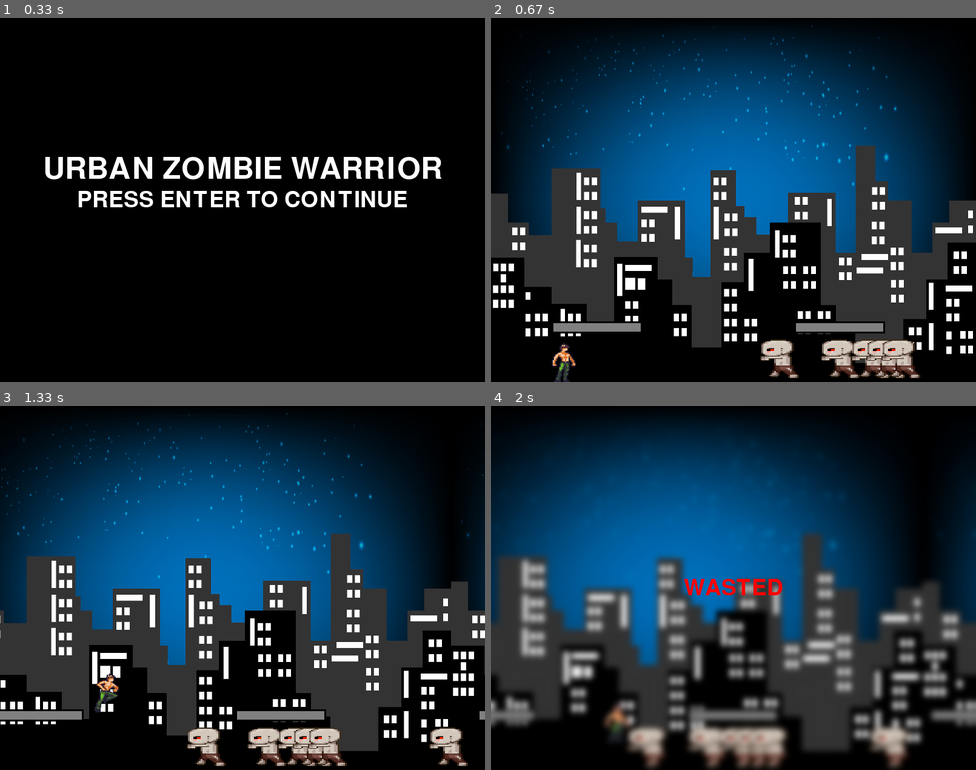
Above: before the commit, frames 1-4 (two rows, left to right).
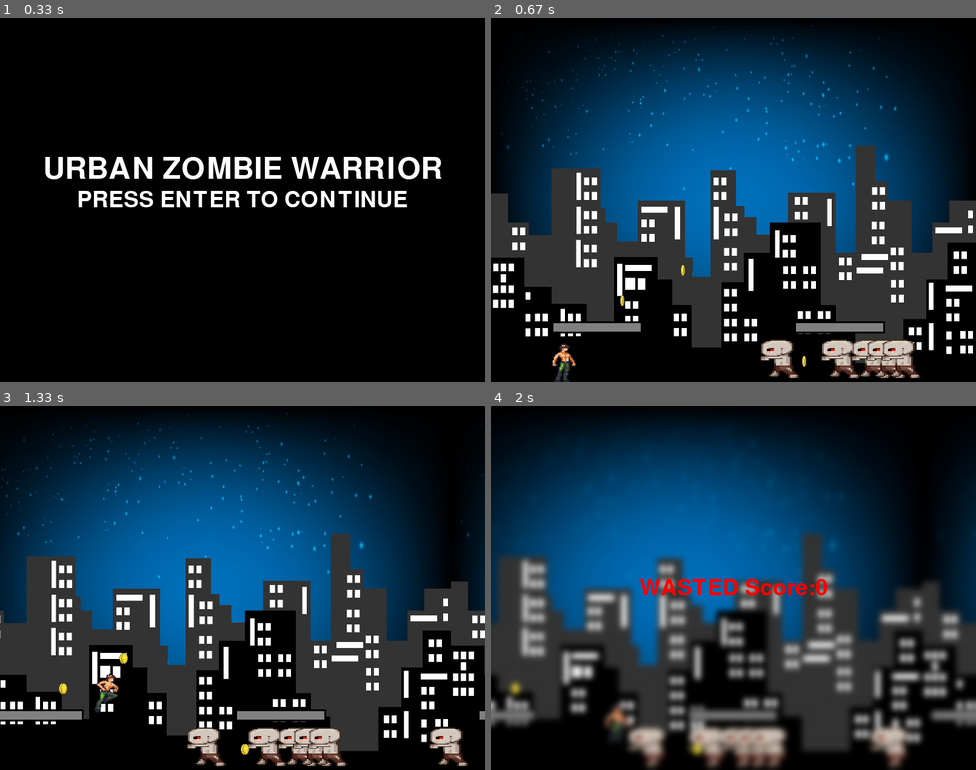
Above: after the commit, the same moments.

Repository: teddyvere/SuperPy.Game
Game: pygame game, started from main.py
Two runs of this game, one before a commit and one after it. Both use one fixed random seed, a clock stepped at 60 frames per second and the inputs below.
Inputs:
- Up to frame 1 (0.33 s): no input
- Up to frame 2 (0.67 s): tap Enter at 0.33 s
- Up to frame 3 (1.33 s): hold D 0.67-1.13 s; hold W from 1.17 s (still down)
- Up to frame 4 (2 s): release W at 1.47 s; hold D 1.5-1.97 s

Frame 1 is identical in both runs. In frame 2, less than 0.1% of the frame differs, in the area x 26-65%, y 67-96%; in frame 3, 0.1%; in frame 4, 1.1%, in the area x 3-70%, y 47-97%.

Commit message:
coins added

Diff:
--- a/main.py
+++ b/main.py
@@ -1,8 +1,8 @@
+import random
 import pygame
 import sys
 import numpy as np
 import scipy.ndimage
-
 # Initialize Pygame
 pygame.init()
 
@@ -147,20 +147,20 @@
         self.animate()
 
     def animate(self):
-        current_time = pygame.time.get_ticks()
-        # Check if it's time to update the frame
-        if current_time - self.last_update > self.animation_speed:
-            self.last_update = current_time
-
-        # Update the frame index regardless of velocity to constantly animate zombie walk
-            self.index = (self.index + 1) % len(self.images)
-            self.image = self.images[self.index]
-
-        # Flip the image based on the direction of movement
-        if self.move_direction == -1:  # Moving left
-            self.image = pygame.transform.flip(self.images[self.index], True, False)  # Flip horizontally
-        else:  # Moving right
-            self.image = self.images[self.index]  # Use the original image
+            current_time = pygame.time.get_ticks()
+            # Check if it's time to update the frame
+            if current_time - self.last_update > self.animation_speed:
+                self.last_update = current_time
+
+            # Update the frame index regardless of velocity to constantly animate zombie walk
+                self.index = (self.index + 1) % len(self.images)
+                self.image = self.images[self.index]
+
+            # Flip the image based on the direction of movement
+            if self.move_direction == -1:  # Moving left
+                self.image = pygame.transform.flip(self.images[self.index], True, False)  # Flip horizontally
+            else:  # Moving right
+                self.image = self.images[self.index]  # Use the original image
 
 
 
@@ -175,6 +175,33 @@
         self.rect = self.image.get_rect()
         self.rect.topleft = (x, y)
 
+class Coin(pygame.sprite.Sprite):
+    def __init__(self, x, y):
+        super().__init__()
+        self.images = [pygame.transform.scale(pygame.image.load(f'animation/goldCoin/goldCoin{i}.png'),(32,32)) for i in range(8)]
+        self.index = 0
+        self.image = self.images[self.index]
+        self.rect = self.image.get_rect()
+        self.rect.topleft = (x, y)
+        self.collected = False  # Flag to check if the coin has been collected
+         # Animation properties
+        self.animation_timer = 0  # Timer for frame updating
+        self.animation_speed = 150  # Milliseconds for each frame
+        self.last_update = pygame.time.get_ticks()  # Last update time
+
+    def animate(self):
+        current_time = pygame.time.get_ticks()
+        # Check if it's time to update the frame
+        if current_time - self.last_update > self.animation_speed:
+            self.last_update = current_time
+
+        # Update the frame index regardless of velocity to constantly animate zombie walk
+            self.index = (self.index + 1) % len(self.images)
+            self.image = self.images[self.index]
+
+
+
+
 class Game:
     def __init__(self):
         self.screen = screen
@@ -182,6 +209,8 @@
         self.running = True
         self.background_offset = 0
         self.show_menu = True  # Flag to show the menu
+        self.score = 0
+        self.coins_collected = 0
 
         # Create player object
         self.player = Player(100, SCREEN_HEIGHT - 70)
@@ -214,6 +243,13 @@
             Platform(2500, SCREEN_HEIGHT - 300, 150, 20),
         ]
 
+        # Create a list of coins
+        self.coins = [
+            Coin(200, SCREEN_HEIGHT - 150),
+            Coin(300, SCREEN_HEIGHT - 200),
+            Coin(500, SCREEN_HEIGHT - 50),
+        ]
+
         # Group for all sprites
         self.all_sprites = pygame.sprite.Group()
         self.all_sprites.add(self.player)
@@ -223,6 +259,9 @@
         # Add all platforms to the sprite group
         for platform in self.platforms:
             self.all_sprites.add(platform)
+        # Add all coins to the sprite group
+        for coin in self.coins:
+            self.all_sprites.add(coin)
 
         self.backgrounds = [background_image.copy(), background_image.copy()]
         self.background_x = [0, SCREEN_WIDTH]  # Positions of the two backgrounds
@@ -310,6 +349,17 @@
             self.zombies.remove(zombie)
             zombie.kill()
 
+
+
+        #
+
+        # Adds new zombies if score is high enough
+        if self.coins_collected > 3:
+            self.zombies.append(Zombie(random.randint(100, 500), 10))
+            self.coins_collected -= 3  # Decrease the score by 100 when new zombies are added
+
+
+
         # Only update player position if they are still alive
         if not player_died:
             self.player.update(keys)
@@ -326,6 +376,19 @@
                     self.player.on_ground = True
                     self.player.rect.bottom = platform.rect.top
 
+        # CHeck for collision with coins
+        for coin in self.coins:
+            coin.animate()
+            if pygame.sprite.collide_rect(self.player, coin):
+                coin.kill()  # Remove the coin when the player collects it
+                self.coins.remove(coin) # Removes coins from listd
+                self.coins_collected += 1  # Increase the coins collected
+
+        # Check if all coins have been collected
+        if len(self.coins) == 0:
+            self.display_win_message()
+            self.running = False  # End the game when all coins have been collected
+
 
 
         # Determine if player needs to scroll
@@ -355,6 +418,11 @@
             # Move platforms with the background
             for platform in self.platforms:
                 platform.rect.x -= scroll_speed
+
+            # Move coins with the background
+            for coin in self.coins:
+                coin.rect.x -= scroll_speed
+
 
             # Reset the background position when it goes off screen
             if self.background_x[i] < -BACKGROUND_WIDTH:
@@ -372,6 +440,7 @@
         self.all_sprites.draw(self.screen)
         pygame.display.flip()
 
+
     def display_death_message(self):
         # Capture the screen
         surface_array = pygame.surfarray.array3d(self.screen)
@@ -384,14 +453,32 @@
         blurred_surface = pygame.surfarray.make_surface(np.transpose(blurred_array, (1, 0, 2)))
         self.screen.blit(blurred_surface, (0, 0))
 
-        # Render death message
-        death_message = font.render("WASTED", True, RED)
+        # Render death messaged
+        death_message = font.render(f"WASTED Score:{self.score}", True, RED)
         death_rect = death_message.get_rect(center=(SCREEN_WIDTH // 2, SCREEN_HEIGHT // 2))
         self.screen.blit(death_message, death_rect)
         pygame.display.flip()
 
         pygame.time.wait(5000)  # Display the message for 2 seconds
 
+    def display_win_message(self):
+        # Capture the screen
+        surface_array = pygame.surfarray.array3d(self.screen)
+        surface_array = np.transpose(surface_array, (1, 0, 2))
+
+        # Apply a blur effect
+        blurred_array = scipy.ndimage.gaussian_filter(surface_array, sigma=(5, 5, 0))
+
+        # Convert back to pygame surface and draw
+        blurred_surface = pygame.surfarray.make_surface(np.transpose(blurred_array, (1, 0, 2)))
+        self.screen.blit(blurred_surface, (0, 0))
+
+        # Render win message
+        win_message = font.render("YOU WIN", True, WHITE)
+        win_rect = win_message.get_rect(center=(SCREEN_WIDTH // 2, SCREEN_HEIGHT // 2))
+        self.screen.blit(win_message)
+
+
 if __name__ == "__main__":
     game = Game()
     game.run()
Binary file added: animation/goldCoin/goldCoin0.png
Binary file added: animation/goldCoin/goldCoin1.png
Binary file added: animation/goldCoin/goldCoin2.png
Binary file added: animation/goldCoin/goldCoin3.png
Binary file added: animation/goldCoin/goldCoin4.png
Binary file added: animation/goldCoin/goldCoin5.png
Binary file added: animation/goldCoin/goldCoin6.png
Binary file added: animation/goldCoin/goldCoin7.png
Binary file added: animation/goldCoin/goldCoin8.png
